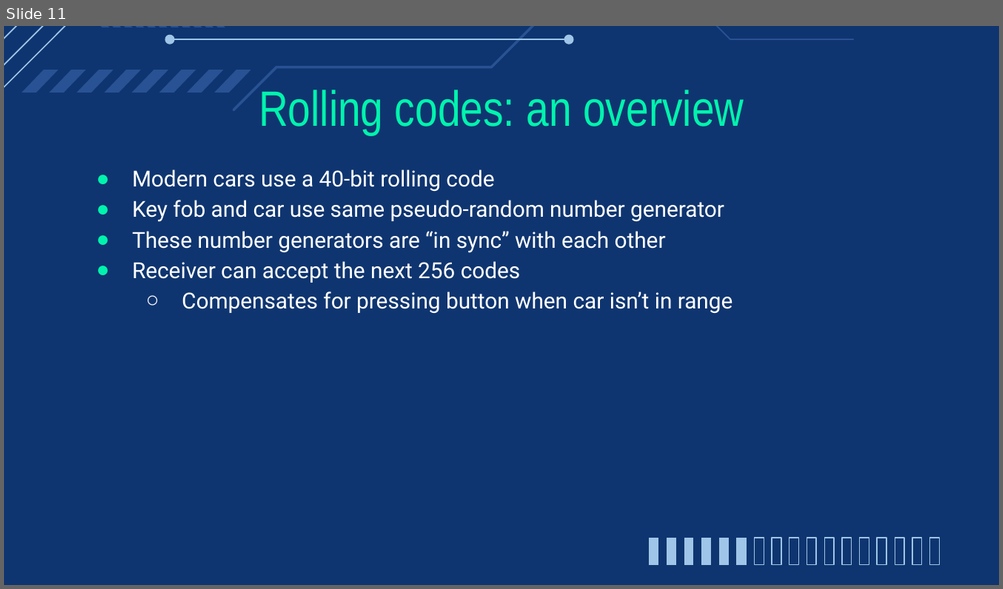
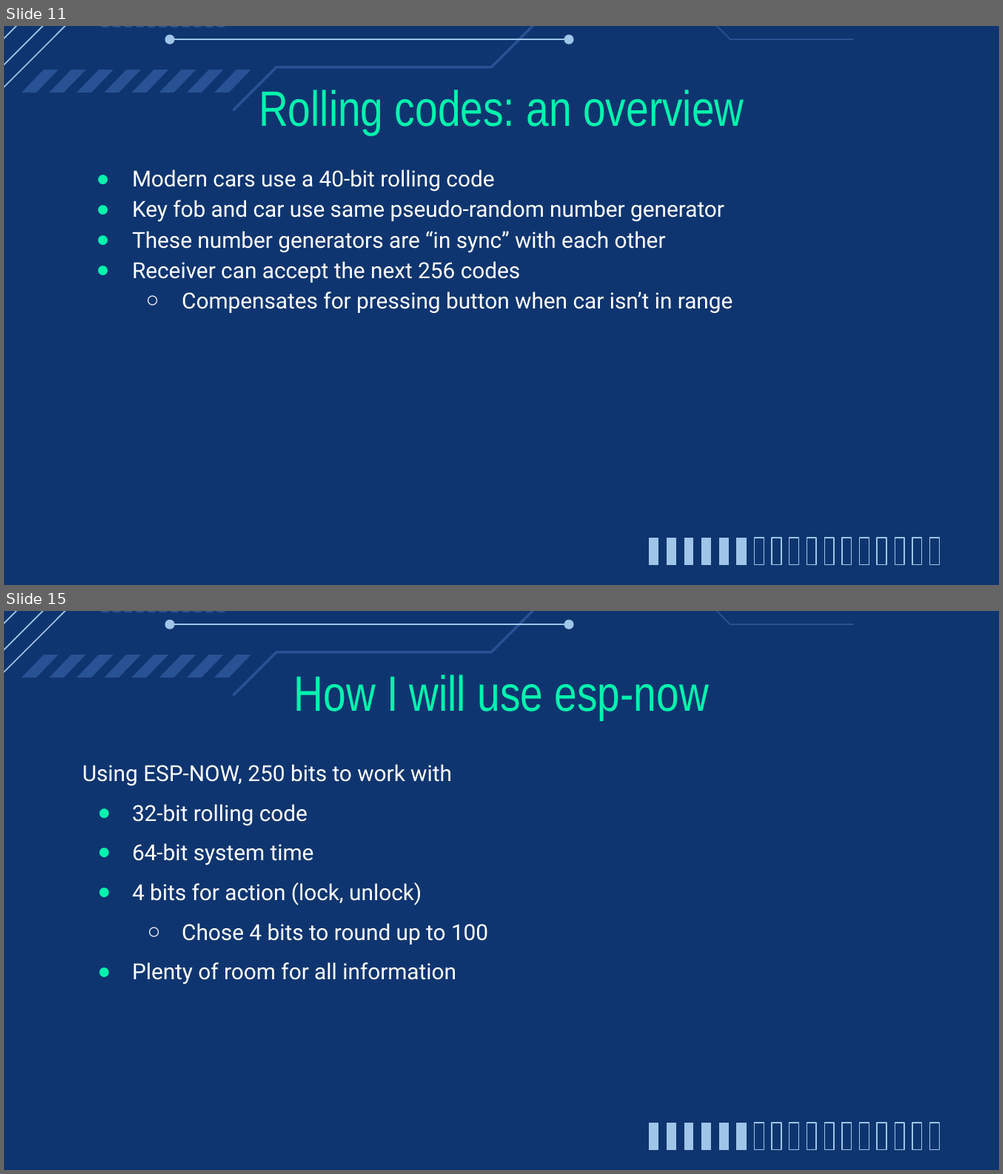
Before and after one commit to Hanover-CS/HC23-Isaac-Bevis-Senior-Project, a slide deck: Presentation/CS461 Proposal.pptx. Shown one above the other, each under a label of ours: slide 11 before the commit, slides 11 and 15 after it; the slides between them are not shown. The pictures are 1003x589 and 1003x1174 pixels, drawn with LibreOffice and Linux fonts; fonts in the diff are those of the drawing. Boxes give left, top, right and bottom in pixels: in the first picture for what was removed or moved away, otherwise in the second. Text is boxed around its words. In the diff, an @@ line names an element or a change of style, - is before the commit and + after.

```diff
--- a/Presentation/CS461 Proposal.pptx
+++ b/Presentation/CS461 Proposal.pptx
@@ slide 15 added at (4,611,999,1170), background #0F3570; not listed: 44 template elements that a slide beside it also shows @@
@@ title added at (294,675,708,720), 36 pt, text #00F4AD @@
+How I will use esp-now
@@ text added at (82,764,488,985), 16 pt, text #FFFFFF @@
+Using ESP-NOW, 250 bits to work with
+● 32-bit rolling code
+● 64-bit system time
+● 4 bits for action (lock, unlock)
+  ○ Chose 4 bits to round up to 100
+● Plenty of room for all information
```
Also in this commit, not shown: 3 slides changed, 7 other slides added, 2 slides removed, 1 other file.
